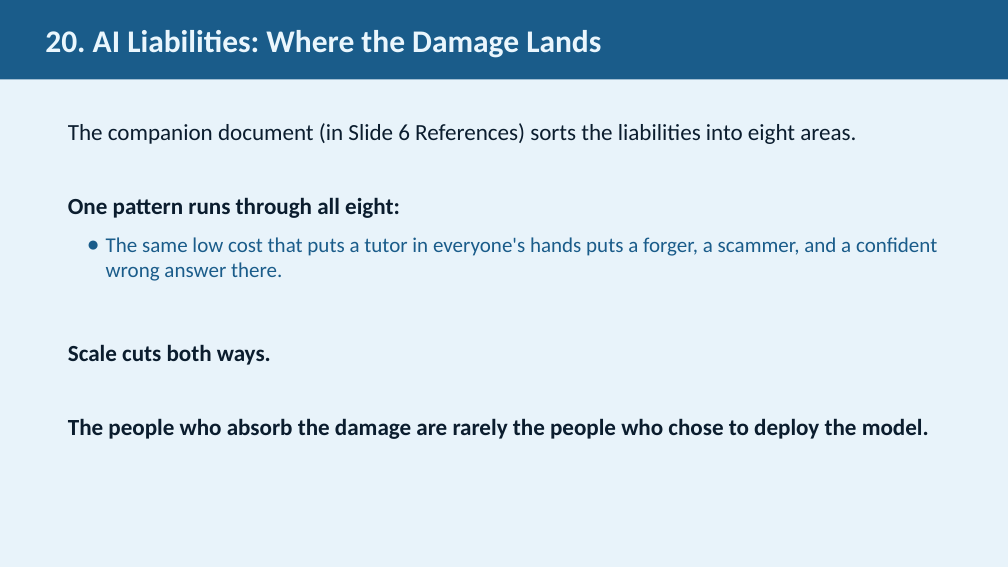
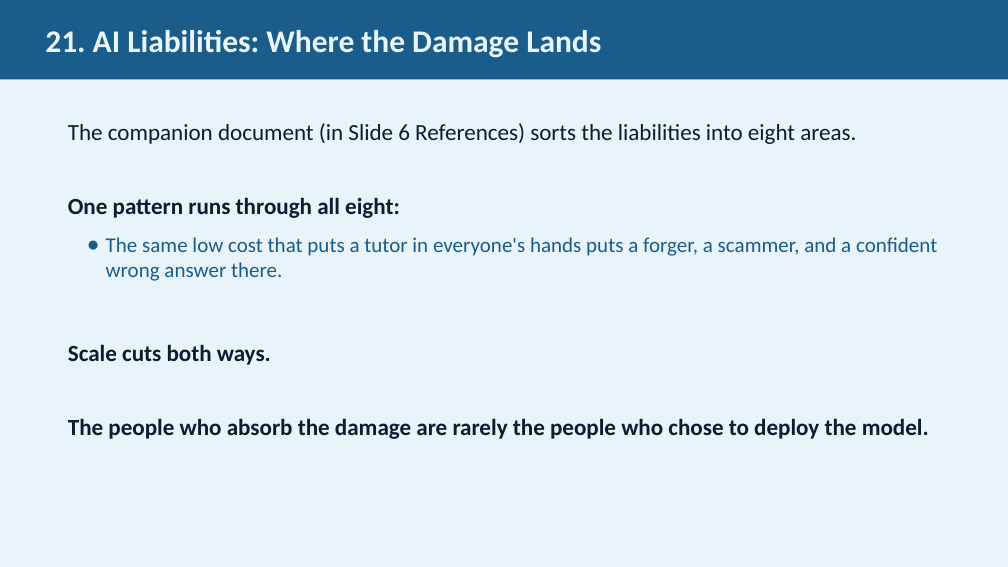
Before and after one commit to JimFawcett/NewSite, a slide deck: slide 21 of AI Presentation 2026/AI_Presentation.pptx (slide 20 before the commit). Drawn at 1008x567 pixels with LibreOffice and Linux fonts; fonts in the diff are those of the drawing. Boxes give left, top, right and bottom in pixels: in the first picture for what was removed or moved away, otherwise in the second. Text is boxed around its words. In the diff, an @@ line names an element or a change of style, - is before the commit and + after.

```diff
--- a/AI Presentation 2026/AI_Presentation.pptx
+++ b/AI Presentation 2026/AI_Presentation.pptx
@@ text in rectangle at bbox=[45, 30, 601, 58]: text changed @@
-20. AI Liabilities: Where the Damage Lands
+21. AI Liabilities: Where the Damage Lands
```
Also in this commit, not shown: 14 other slides changed, 1 slide added.
